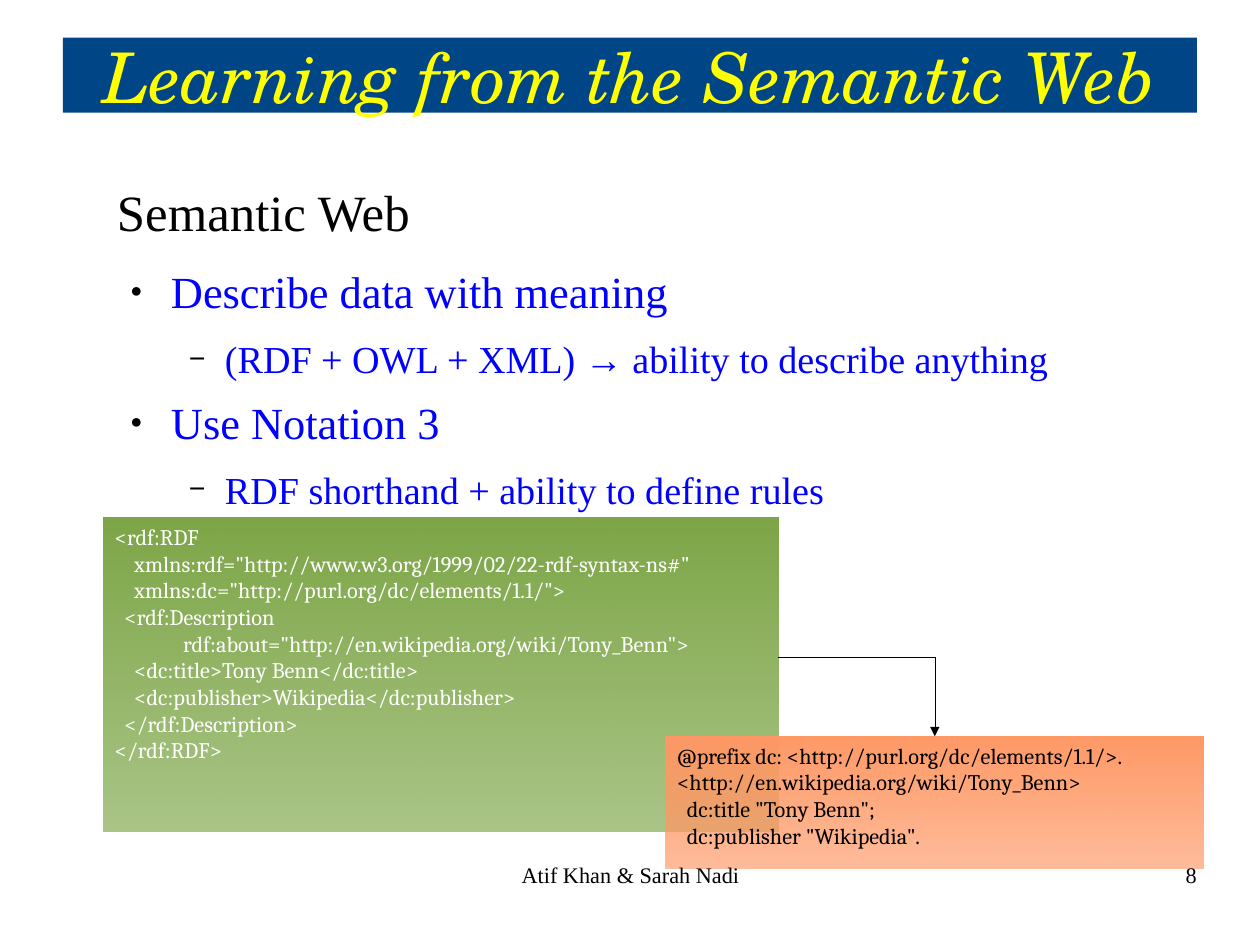
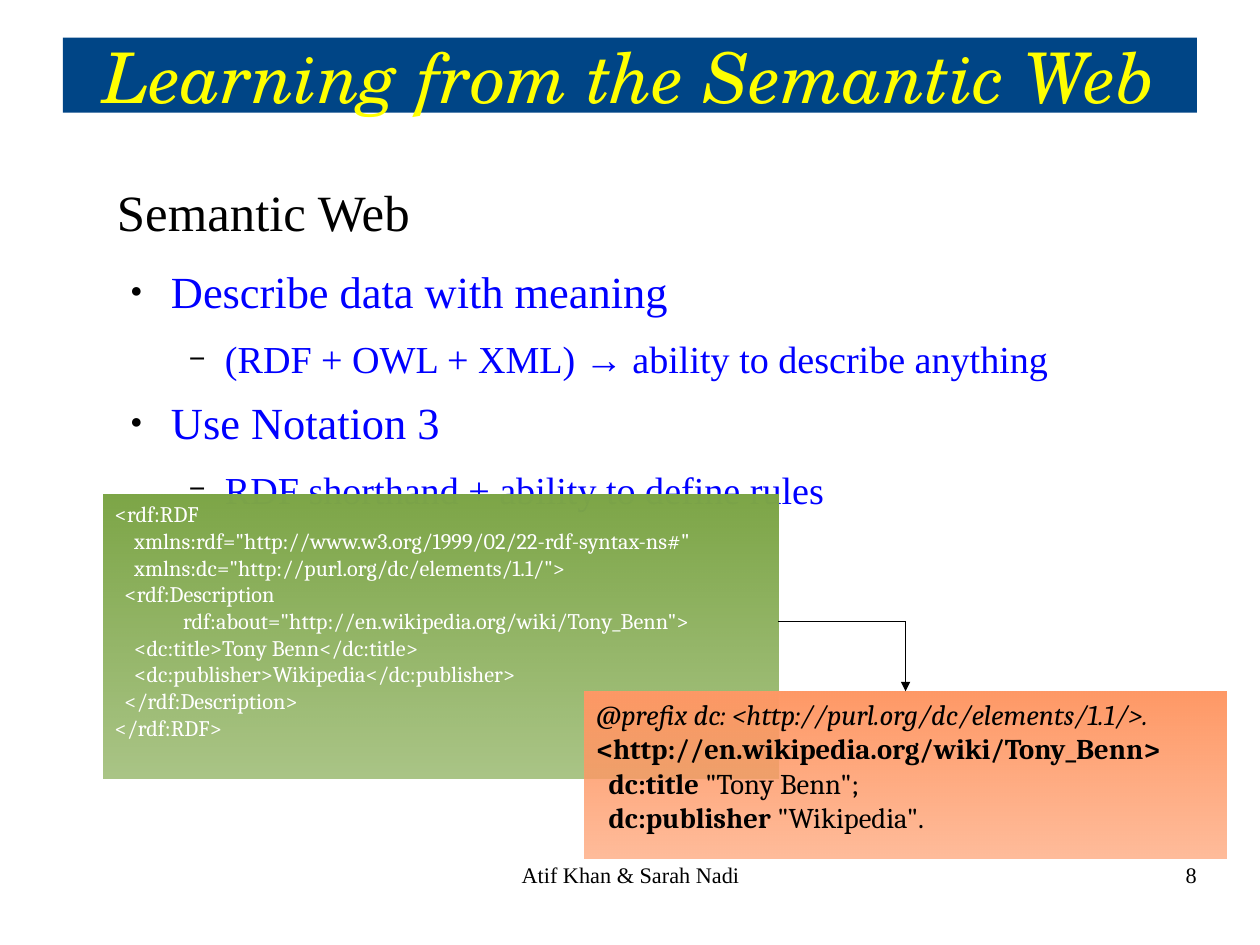
Before and after one commit to snadi/cs898proj, a slide deck: slide 8 of cs898proj/Presentation/CS898ProjPresentation.odp. Drawn at 1260x945 pixels with LibreOffice and Linux fonts; fonts in the diff are those of the drawing. Boxes give left, top, right and bottom in pixels: in the first picture for what was removed or moved away, otherwise in the second. Text is boxed around its words. In the diff, an @@ line names an element or a change of style, - is before the commit and + after.

```diff
--- a/cs898proj/Presentation/CS898ProjPresentation.odp
+++ b/cs898proj/Presentation/CS898ProjPresentation.odp
@@ rectangle "<rdf:RDF": place and size @@
-rectangle "<rdf:RDF" at [104,518,780,832]
+rectangle "<rdf:RDF" at [104,495,780,779]
@@ elbow arrow moved from (779, 657) - (935, 736) to (779, 622) - (906, 692) @@
@@ rectangle "@prefix dc: <http://purl.org/dc/elements/1.1/>.": place and size @@
-rectangle "@prefix dc: <http://purl.org/dc/elements/1.1/>." at [667,736,1204,869]
+rectangle "@prefix dc: <http://purl.org/dc/elements/1.1/>." at [585,692,1227,859]
@@ rectangle "@prefix dc: <http://purl.org/dc/elements/1.1/>." at [585,692,1227,859]: size 14 to 18 pt; italic on in "@prefix dc: <http://purl.org/dc/elements/1.1/>."; bold on in "<http://en.wikipedia.org/wiki/Tony_Benn>", "dc:title", "dc:publisher" @@
```
Also in this commit, not shown: 3 other slides changed.
